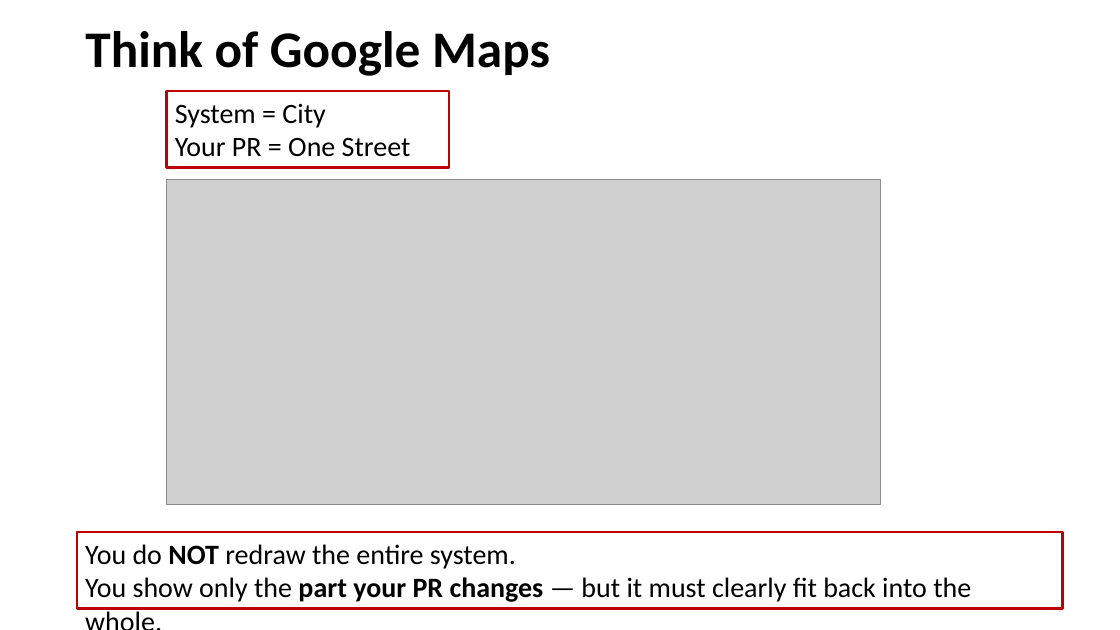
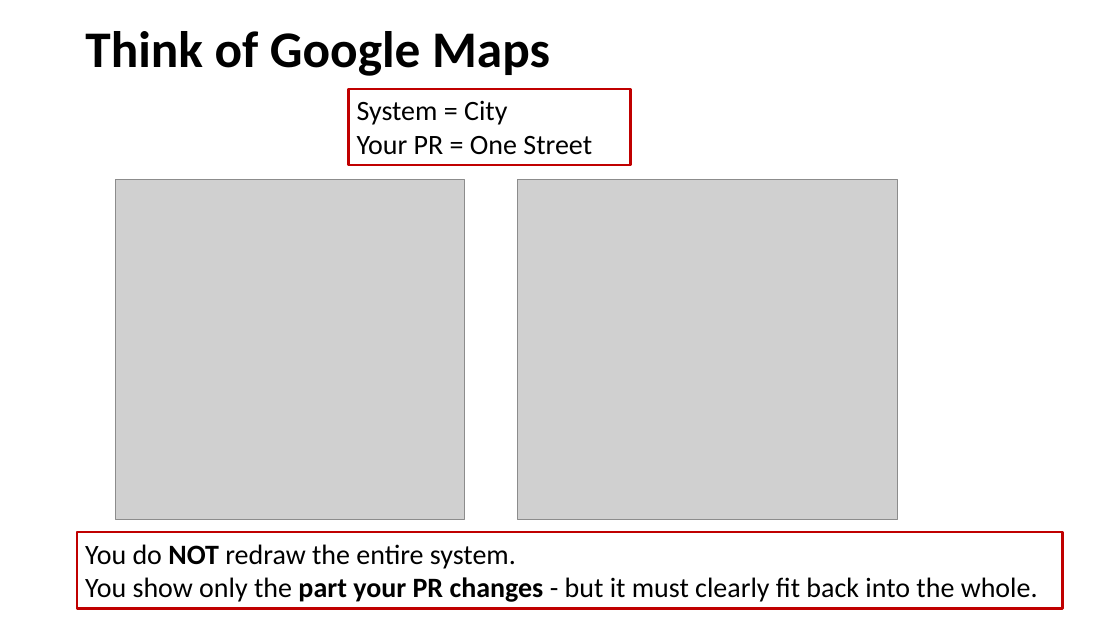
Before and after one commit to johnxu21/johnxu21.github.io, a slide deck: slide 10 of teaching/CS472/Timetable/OOD-V2.pptx (slide 9 before the commit). Drawn at 1120x630 pixels with LibreOffice and Linux fonts; fonts in the diff are those of the drawing; grey boxes stand for pictures. Boxes give left, top, right and bottom in pixels: in the first picture for what was removed or moved away, otherwise in the second. Text is boxed around its words. In the diff, an @@ line names an element or a change of style, - is before the commit and + after.

```diff
--- a/teaching/CS472/Timetable/OOD-V2.pptx
+++ b/teaching/CS472/Timetable/OOD-V2.pptx
@@ rectangle "System = City" moved from (x1=166, y1=91, x2=449, y2=167) to (x1=349, y1=89, x2=631, y2=166) @@
@@ picture added at (x1=116, y1=179, x2=465, y2=518) @@
@@ picture resized from (x1=166, y1=179, x2=881, y2=504) to (x1=518, y1=179, x2=897, y2=518) @@
@@ text in rectangle at (x1=85, y1=544, x2=1038, y2=602): text changed @@
-You do NOT redraw the entire system.
-You show only the part your PR changes — but it must clearly fit back into the whole.
+You do NOT redraw the entire system.
+You show only the part your PR changes - but it must clearly fit back into the whole.
```
Also in this commit, not shown: 6 other slides changed, 1 slide added, 1 slide removed.
